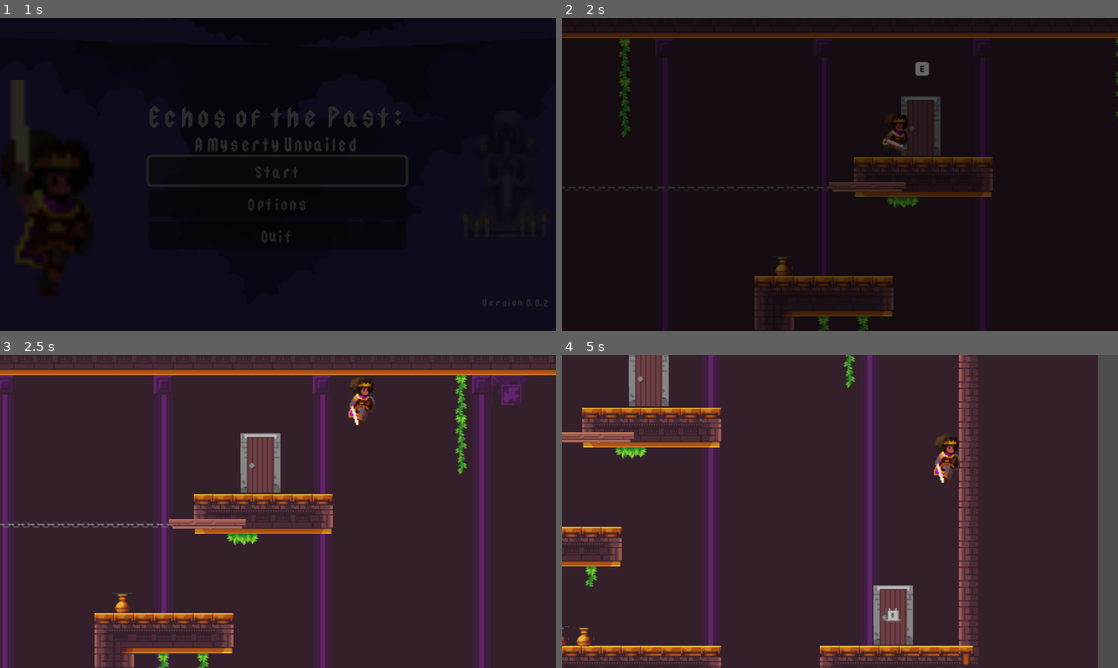
Above: before the commit, frames 1-4 (two rows, left to right).
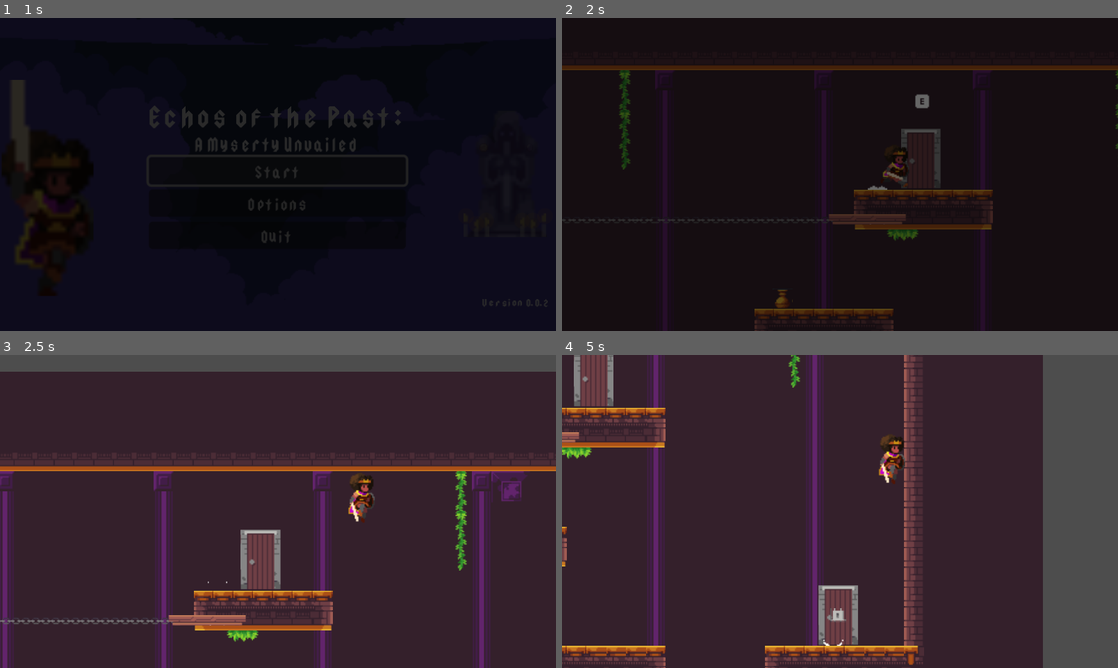
Above: after the commit, the same moments.

Repository: cncarey/MVMMay24
Game: Godot game, scene res://Menus/MainMenu.tscn
The game is run twice, just before and just after one commit, with the same random seed, the same clock (stepped at 60 frames per second) and the same inputs. The engine's default icon, where the game draws it, is replaced by a stand-in: a white triangle on a blue panel in a dark square.
Inputs (mouse positions are in pixels of both pictures, inside the frame that each line leads up to):
- Up to frame 1 (1 s): click "Start" at 0.5 s
- Up to frame 2 (2 s): tap B (Cancel) at 1.25 s; move the mouse to (962, 158) at 1.27 s; hold D (Right) from 1.28 s (still down); tap E (Interact) at 1.35 s; tap Up (Jump) at 1.52, 1.55, 1.82 s
- Up to frame 3 (2.5 s): keep holding D (Right); move the mouse to (166, 527) at 2.02 s; tap Up (Jump) at 2.1, 2.27 s; tap E (Interact) at 2.3 s
- Up to frame 4 (5 s): tap Up (Jump) at 2.57, 3.05, 3.77, 4.07, 4.52, 4.55, 4.82 s; move the mouse to (895, 442) at 2.77 s; release D (Right) at 2.78 s; hold A (Left) 2.78-3.53 s; hold Space (Accept) 2.78-3.53 s; move the mouse to (812, 574) at 3.52 s; hold D (Right) from 3.53 s (still down); tap E (Interact) at 3.6, 4.35 s; move the mouse to (1006, 558) at 4.27 s

Frame 1 is identical in both runs. In frame 2, 8.7% of the frame differs, in the area x 0-100%, y 4-100%; in frame 3, 22%; in frame 4, 30%, in the area x 0-97%, y 0-100%.

Commit message:
#27 added clue 1
#27 added clue 1

Diff:
--- /dev/null
+++ b/AncientRuins/AncientRuin.gd
@@ -0,0 +1,31 @@
+class_name AncientRuin
+extends CanvasLayer
+
+
+const textboxLocation = Vector2(224, 250)
+@export var speachSound : AudioStream
+var isPlaying = false
+
+# Called when the node enters the scene tree for the first time.
+func _ready():
+	DialougeManager.finishedDisplaying.connect(textFininshed)
+	pass #
+
+func textFininshed():
+	isPlaying = false
+
+func onClose():
+	#TODO emit the close if we need to
+	DialougeManager.resetTB()
+	DialougeManager.finishedDisplaying.disconnect(textFininshed)
+	queue_free()
+
+func addClue(clue, label: Label):
+	if clue != null && clue.has("display"):
+		label.text = clue["display"]
+
+	if clue != null && clue.has("id"):
+		if !Global.foundClues.has(clue["id"]):
+			Global.foundClues[clue["id"]] = clue
+	# id, display text, part of speach
+	pass
--- a/AncientRuins/AncientRuin.tscn
+++ b/AncientRuins/AncientRuin.tscn
@@ -1,8 +1,10 @@
-[gd_scene load_steps=2 format=3 uid="uid://cqk6x0xrtwgm2"]
+[gd_scene load_steps=3 format=3 uid="uid://cqk6x0xrtwgm2"]
 
 [ext_resource type="Texture2D" uid="uid://dn75uv8gri3sp" path="res://Assets/panel-border.png" id="1_lpck2"]
+[ext_resource type="Script" path="res://AncientRuins/AncientRuin.gd" id="1_lwabf"]
 
 [node name="AncientRuin" type="CanvasLayer"]
+script = ExtResource("1_lwabf")
 
 [node name="ColorRect" type="ColorRect" parent="."]
 anchors_preset = 15
@@ -16,11 +18,11 @@
 offset_right = 447.0
 offset_bottom = 247.0
 texture = ExtResource("1_lpck2")
-region_rect = Rect2(-1.1847, -0.592999, 97.1847, 96.593)
-patch_margin_left = 21
-patch_margin_top = 20
-patch_margin_right = 20
-patch_margin_bottom = 20
+region_rect = Rect2(-1, -1, 97.5, 96.5)
+patch_margin_left = 22
+patch_margin_top = 22
+patch_margin_right = 22
+patch_margin_bottom = 22
 
 [node name="MarginContainer" type="MarginContainer" parent="NinePatchRect"]
 layout_mode = 1
@@ -43,9 +45,11 @@
 [node name="CloseButton" type="Button" parent="NinePatchRect/MarginContainer"]
 layout_mode = 2
 size_flags_horizontal = 8
-size_flags_vertical = 8
+size_flags_vertical = 0
 text = "Close"
 
 [node name="AnimationPlayer" type="AnimationPlayer" parent="."]
 
 [node name="Sprites" type="Node2D" parent="."]
+
+[connection signal="pressed" from="NinePatchRect/MarginContainer/CloseButton" to="." method="onClose"]
--- a/AncientRuins/ancient_ruin_1.gd
+++ b/AncientRuins/ancient_ruin_1.gd
@@ -1,25 +1,13 @@
-extends CanvasLayer
-@onready var kingdom_waters = %KingdomWaters
+extends AncientRuin
+
+@onready var kingdom_1 = %Kingdom1
 @onready var kingdom_2 = %Kingdom2
 @onready var over_fishing = %OverFishing
-@onready var label_4 = %Label4
-
-const textboxLocation = Vector2(224, 250)
-@export var speachSound : AudioStream
-var isPlaying = false
+@onready var river = %River
 
 # Called when the node enters the scene tree for the first time.
 func _ready():
-	DialougeManager.finishedDisplaying.connect(textFininshed)
-	pass # Replace with function body.
-
-func textFininshed():
-	isPlaying = false
-
-func onClose():
-	#TODO emit the close if we need to
-	DialougeManager.finishedDisplaying.disconnect(textFininshed)
-	queue_free()
+	super._ready()
 
 func _on_boat_2():
 	if isPlaying: return
@@ -29,7 +17,7 @@
 		DialougeManager.startDialogue(textboxLocation,
 		["Those are ___ fishing boats. Why are they in our waters?"], speachSound)
 
-	#TODO add clue to the list
+		addClue({"id": "R1_kingdom2", "display" : "Kingdom 2 Name", "part_of_speach": "pro-noun"}, kingdom_2)
 	pass # Replace with function body.
 
 
@@ -40,7 +28,7 @@
 		isPlaying = true
 		DialougeManager.startDialogue(textboxLocation,
 		["Those are our fishing boats."], speachSound)
-
+		addClue({"id": "R1_kingdom1", "display" : "Kingdom 1 Name", "part_of_speach": "pro-noun"}, kingdom_1)
 	pass
 
 func _on_empty_nets():
@@ -49,8 +37,8 @@
 	else:
 		isPlaying = true
 		DialougeManager.startDialogue(textboxLocation,
-		["Our nets look really empty."], speachSound)
-
+		["Our nets look really empty in our own river."], speachSound)
+		addClue({"id": "R1_river", "display" : "River", "part_of_speach": "noun"}, river)
 	pass
 
 func _on_full_nets():
@@ -59,6 +47,6 @@
 	else:
 		isPlaying = true
 		DialougeManager.startDialogue(textboxLocation,
-		["Those are our fishing boats."], speachSound)
-
+		["They have way more then their share of fish."], speachSound)
+		addClue({"id": "R1_overfishing", "display" : "Overfishing", "part_of_speach": "verb"}, over_fishing)
 	pass
--- a/Objects/ancient_ruin_1.tscn
+++ b/AncientRuins/ancient_ruin_1.tscn
@@ -1,8 +1,8 @@
 [gd_scene load_steps=13 format=3 uid="uid://d0t8ckn08e6r1"]
 
 [ext_resource type="PackedScene" uid="uid://cqk6x0xrtwgm2" path="res://AncientRuins/AncientRuin.tscn" id="1_7owxj"]
-[ext_resource type="LabelSettings" uid="uid://lyux8pgux32t" path="res://Fonts/title_label_settings.tres" id="2_gfkv1"]
 [ext_resource type="Script" path="res://AncientRuins/ancient_ruin_1.gd" id="2_q2pf4"]
+[ext_resource type="LabelSettings" uid="uid://tv4fg4khvsqf" path="res://Fonts/subtitle_label_settings.tres" id="3_jjunq"]
 [ext_resource type="Texture2D" uid="uid://dv5y0ryrnwjsx" path="res://Assets/MVMSmallIcons/png/018-boat.png" id="3_oh4ka"]
 [ext_resource type="Texture2D" uid="uid://cfskpmrxxesdf" path="res://Assets/MVMSmallIcons/png/017-circle.png" id="4_fms6e"]
 [ext_resource type="Texture2D" uid="uid://upc2o3dhvhr8" path="res://Assets/MVMSmallIcons/png/020-is-approximately-equal-to.png" id="5_6o83w"]
@@ -27,32 +27,32 @@
 [node name="ColorRect" parent="." index="0"]
 visible = false
 
-[node name="KingdomWaters" type="Label" parent="NinePatchRect/MarginContainer/HBoxContainer" index="0"]
+[node name="Kingdom1" type="Label" parent="NinePatchRect/MarginContainer/HBoxContainer" index="0"]
 unique_name_in_owner = true
 layout_mode = 2
 text = "?"
-label_settings = ExtResource("2_gfkv1")
+label_settings = ExtResource("3_jjunq")
 
 [node name="Kingdom2" type="Label" parent="NinePatchRect/MarginContainer/HBoxContainer" index="1"]
 unique_name_in_owner = true
 layout_mode = 2
 text = "?"
-label_settings = ExtResource("2_gfkv1")
+label_settings = ExtResource("3_jjunq")
 
 [node name="OverFishing" type="Label" parent="NinePatchRect/MarginContainer/HBoxContainer" index="2"]
 unique_name_in_owner = true
 layout_mode = 2
 text = "?"
-label_settings = ExtResource("2_gfkv1")
+label_settings = ExtResource("3_jjunq")
 
-[node name="Label4" type="Label" parent="NinePatchRect/MarginContainer/HBoxContainer" index="3"]
+[node name="River" type="Label" parent="NinePatchRect/MarginContainer/HBoxContainer" index="3"]
 unique_name_in_owner = true
 layout_mode = 2
 text = "?"
-label_settings = ExtResource("2_gfkv1")
+label_settings = ExtResource("3_jjunq")
 
 [node name="boat2" type="Sprite2D" parent="Sprites" index="0"]
-position = Vector2(257.278, 75)
+position = Vector2(284.278, 75)
 scale = Vector2(0.605027, 0.605027)
 texture = ExtResource("3_oh4ka")
 flip_h = true
@@ -64,7 +64,7 @@
 shape = SubResource("RectangleShape2D_oi8fh")
 
 [node name="boat" type="Sprite2D" parent="Sprites" index="1"]
-position = Vector2(145, 75)
+position = Vector2(172, 75)
 scale = Vector2(0.605027, 0.605027)
 texture = ExtResource("3_oh4ka")
 
@@ -75,17 +75,17 @@
 shape = SubResource("RectangleShape2D_1jv0e")
 
 [node name="017-circle" type="Sprite2D" parent="Sprites" index="2"]
-position = Vector2(123.458, 33)
+position = Vector2(150.458, 33)
 scale = Vector2(0.195312, 0.195312)
 texture = ExtResource("4_fms6e")
 
 [node name="020-is-approximately-equal-to" type="Sprite2D" parent="Sprites" index="3"]
-position = Vector2(275, 33)
+position = Vector2(302, 33)
 scale = Vector2(0.195, 0.195)
 texture = ExtResource("5_6o83w")
 
 [node name="022-overfishing" type="Sprite2D" parent="Sprites" index="4"]
-position = Vector2(338, 128)
+position = Vector2(365, 128)
 texture = ExtResource("6_xs040")
 
 [node name="Area2D" type="Area2D" parent="Sprites/022-overfishing" index="0"]
@@ -95,7 +95,7 @@
 shape = SubResource("RectangleShape2D_qpv70")
 
 [node name="023-fishing-net" type="Sprite2D" parent="Sprites" index="5"]
-position = Vector2(60, 129)
+position = Vector2(87, 129)
 texture = ExtResource("7_ks7rd")
 
 [node name="Area2D" type="Area2D" parent="Sprites/023-fishing-net" index="0"]
@@ -104,7 +104,6 @@
 position = Vector2(-1.5, -1)
 shape = SubResource("RectangleShape2D_h2adl")
 
-[connection signal="pressed" from="NinePatchRect/MarginContainer/CloseButton" to="." method="onClose"]
 [connection signal="mouse_entered" from="Sprites/boat2/boat2Area" to="." method="_on_boat_2"]
 [connection signal="mouse_entered" from="Sprites/boat/boatArea" to="." method="_on_boat"]
 [connection signal="mouse_entered" from="Sprites/022-overfishing/Area2D" to="." method="_on_full_nets"]
--- /dev/null
+++ b/AncientRuins/ancient_ruin_2.gd
@@ -0,0 +1,6 @@
+extends AncientRuin
+
+func _ready():
+	super._ready()
+
+#TODO add in clues
--- /dev/null
+++ b/AncientRuins/ancient_ruin_2.tscn
@@ -0,0 +1,7 @@
+[gd_scene load_steps=3 format=3 uid="uid://ma20q54ys5hq"]
+
+[ext_resource type="PackedScene" uid="uid://cqk6x0xrtwgm2" path="res://AncientRuins/AncientRuin.tscn" id="1_8ldwe"]
+[ext_resource type="Script" path="res://AncientRuins/ancient_ruin_2.gd" id="2_mtwcm"]
+
+[node name="AncientRuin" instance=ExtResource("1_8ldwe")]
+script = ExtResource("2_mtwcm")
--- /dev/null
+++ b/Characters/Camera2D.gd
@@ -0,0 +1,28 @@
+extends Camera2D
+
+
+#@export var randStrength: float = 30.0
+@export var shakeFade : float = 5.0
+
+var rng = RandomNumberGenerator.new()
+var shakeStrength: float = 0.0
+
+func _ready():
+	Global.camera = self
+
+func _process(delta):
+	if shakeStrength > 0:
+		shakeStrength = lerpf(shakeStrength, 0 , shakeFade * delta)
+
+		offset = getRandOffset()
+	pass
+
+func getRandOffset():
+	return Vector2(rng.randf_range(-shakeStrength, shakeStrength), rng.randf_range(-shakeStrength, shakeStrength))
+
+
+func shake(time : float, amount : float):
+	shakeStrength = amount * Global.shakeSettings
+	shakeFade = time
+
+	pass
--- a/Characters/MainCharacter.gd
+++ b/Characters/MainCharacter.gd
@@ -17,6 +17,7 @@
 var justWallJumped: bool = false
 var usedDoubleJump: bool = false
 var airJump: bool = false
+var isGrounded: bool = true
 var gravity = ProjectSettings.get_setting("physics/2d/default_gravity")
 
 @onready var startPosition = global_position
@@ -25,10 +26,13 @@
 @onready var sprite = $Sprite2D
 
 @export var tilemap :TileMap
+@onready var dust = preload("res://Characters/dust.tscn")
+@onready var dust_marker = $DustMarker
+
 
 func _ready():
-	resetBoundaries()
-
+	#resetBoundaries()
+	pass
 
 func resetBoundaries():
 	var mapRect = tilemap.get_used_rect()
@@ -55,6 +59,8 @@
 		playerStates.Attack:
 			attackState(delta)
 
+	isGrounded = is_on_floor()
+
 func moveState(delta):
 	handleJump()
 
@@ -67,9 +73,14 @@
 	var wasOnFloor = is_on_floor()
 	move_and_slide()
 	var justLeftLedge = wasOnFloor && !is_on_floor() and velocity.y >= 0
+	var justLanded = !wasOnFloor && is_on_floor()
 
 	if justLeftLedge:
 		coyoteJumpTimer.start()
+	elif justLanded:
+		var _d = dust.instantiate()
+		_d.global_position = dust_marker.global_position
+		get_parent().add_child(_d)
 
 	justWallJumped = false
 
@@ -131,11 +142,6 @@
 			velocity.y = JUMP_VELOCITY
 
 	elif !is_on_floor():
-		#if Input.is_action_just_pressed("Jump") && velocity.y < (JUMP_VELOCITY/2):
-			#velocity.y = JUMP_VELOCITY/2
-			#print('can jump')
-			#print(airJump)
-
 		#double jump
 		if Global.openedChests.has("DoubleJump"):
 			if Input.is_action_just_pressed("Jump") && airJump && !justWallJumped:
--- a/Characters/MainCharacter.tscn
+++ b/Characters/MainCharacter.tscn
@@ -1,9 +1,10 @@
-[gd_scene load_steps=22 format=3 uid="uid://by52cb0uia3yf"]
+[gd_scene load_steps=24 format=3 uid="uid://by52cb0uia3yf"]
 
 [ext_resource type="Texture2D" uid="uid://bh8r6lijixolq" path="res://Assets/Character_Sprite_Sheet.png" id="1_q384h"]
 [ext_resource type="Script" path="res://Characters/MainCharacter.gd" id="1_vig4w"]
 [ext_resource type="Script" path="res://Components/hitbox_component.gd" id="3_biael"]
 [ext_resource type="Script" path="res://Components/hurtbox_component.gd" id="3_s2kgx"]
+[ext_resource type="Script" path="res://Characters/Camera2D.gd" id="3_sh6eo"]
 [ext_resource type="AudioStream" uid="uid://c73jj7s5k0qs5" path="res://Assets/sounds/Swipe.wav" id="4_hnkur"]
 [ext_resource type="Script" path="res://Components/variable_pitch_audio_stream_player.gd" id="5_t3buh"]
 
@@ -70,6 +71,18 @@
 "transitions": PackedFloat32Array(1),
 "update": 0,
 "values": [Vector2(16, -4.5)]
+}
+tracks/5/type = "value"
+tracks/5/imported = false
+tracks/5/enabled = true
+tracks/5/path = NodePath("DustMarker:position")
+tracks/5/interp = 1
+tracks/5/loop_wrap = true
+tracks/5/keys = {
+"times": PackedFloat32Array(0),
+"transitions": PackedFloat32Array(1),
+"update": 0,
+"values": [Vector2(-0.712669, 10.0625)]
 }
 
 [sub_resource type="Animation" id="Animation_r308x"]
@@ -272,6 +285,18 @@
 "update": 1,
 "values": [true]
 }
+tracks/3/type = "value"
+tracks/3/imported = false
+tracks/3/enabled = true
+tracks/3/path = NodePath("Sprite2D:flip_h")
+tracks/3/interp = 1
+tracks/3/loop_wrap = true
+tracks/3/keys = {
+"times": PackedFloat32Array(0),
+"transitions": PackedFloat32Array(1),
+"update": 1,
+"values": [true]
+}
 
 [sub_resource type="Animation" id="Animation_hvkko"]
 resource_name = "idle_left"
@@ -427,6 +452,18 @@
 "update": 1,
 "values": [true]
 }
+tracks/4/type = "value"
+tracks/4/imported = false
+tracks/4/enabled = true
+tracks/4/path = NodePath("DustMarker:position")
+tracks/4/interp = 1
+tracks/4/loop_wrap = true
+tracks/4/keys = {
+"times": PackedFloat32Array(1),
+"transitions": PackedFloat32Array(1),
+"update": 0,
+"values": [Vector2(0, 2)]
+}
 
 [sub_resource type="Animation" id="Animation_0vorm"]
 resource_name = "jump_right"
@@ -477,6 +514,18 @@
 "transitions": PackedFloat32Array(1),
 "update": 1,
 "values": [true]
+}
+tracks/4/type = "value"
+tracks/4/imported = false
+tracks/4/enabled = true
+tracks/4/path = NodePath("DustMarker:position")
+tracks/4/interp = 1
+tracks/4/loop_wrap = true
+tracks/4/keys = {
+"times": PackedFloat32Array(1),
+"transitions": PackedFloat32Array(1),
+"update": 0,
+"values": [Vector2(0, 2)]
 }
 
 [sub_resource type="Animation" id="Animation_5s7mq"]
@@ -622,6 +671,59 @@
 "transitions": PackedFloat32Array(1),
 "update": 1,
 "values": [true]
+}
+
+[sub_resource type="Animation" id="Animation_b4vv5"]
+resource_name = "fall_left"
+length = 0.1
+loop_mode = 1
+tracks/0/type = "value"
+tracks/0/imported = false
+tracks/0/enabled = true
+tracks/0/path = NodePath("Sprite2D:frame")
+tracks/0/interp = 1
+tracks/0/loop_wrap = true
+tracks/0/keys = {
+"times": PackedFloat32Array(0),
+"transitions": PackedFloat32Array(1),
+"update": 1,
+"values": [22]
+}
+tracks/1/type = "value"
+tracks/1/imported = false
+tracks/1/enabled = true
+tracks/1/path = NodePath("Sprite2D:position")
+tracks/1/interp = 1
+tracks/1/loop_wrap = true
+tracks/1/keys = {
+"times": PackedFloat32Array(0),
+"transitions": PackedFloat32Array(1),
+"update": 0,
+"values": [Vector2(7, -5)]
+}
+tracks/2/type = "value"
+tracks/2/imported = false
+tracks/2/enabled = true
+tracks/2/path = NodePath("HitboxComponent/CollisionShape2D2:disabled")
+tracks/2/interp = 1
+tracks/2/loop_wrap = true
+tracks/2/keys = {
+"times": PackedFloat32Array(0),
+"transitions": PackedFloat32Array(1),
+"update": 1,
+"values": [true]
+}
+tracks/3/type = "value"
+tracks/3/imported = false
+tracks/3/enabled = true
+tracks/3/path = NodePath("Sprite2D:flip_h")
+tracks/3/interp = 1
+tracks/3/loop_wrap = true
+tracks/3/keys = {
+"times": PackedFloat32Array(0),
+"transitions": PackedFloat32Array(1),
+"update": 1,
+"values": [false]
 }
 
 [sub_resource type="AnimationLibrary" id="AnimationLibrary_n02o1"]
@@ -629,6 +731,7 @@
 "RESET": SubResource("Animation_re7hr"),
 "attack_left": SubResource("Animation_r308x"),
 "attack_right": SubResource("Animation_2bkb8"),
+"fall_left": SubResource("Animation_b4vv5"),
 "fall_right": SubResource("Animation_il2sc"),
 "idle_left": SubResource("Animation_hvkko"),
 "idle_right": SubResource("Animation_x107q"),
@@ -671,6 +774,7 @@
 [node name="Camera2D" type="Camera2D" parent="."]
 offset = Vector2(-32, 0)
 position_smoothing_enabled = true
+script = ExtResource("3_sh6eo")
 
 [node name="HitboxComponent" type="Area2D" parent="."]
 collision_layer = 0
@@ -692,3 +796,6 @@
 [node name="VariablePitchAudioStreamPlayer" type="AudioStreamPlayer" parent="."]
 stream = ExtResource("4_hnkur")
 script = ExtResource("5_t3buh")
+
+[node name="DustMarker" type="Marker2D" parent="."]
+position = Vector2(-0.712669, 10.0625)
--- /dev/null
+++ b/Characters/dust.gd
@@ -0,0 +1,16 @@
+extends AnimatedSprite2D
+
+
+# Called when the node enters the scene tree for the first time.
+func _ready():
+	pass # Replace with function body.
+
+
+# Called every frame. 'delta' is the elapsed time since the previous frame.
+func _process(delta):
+	pass
+
+
+func _on_animation_finished():
+	queue_free()
+	pass # Replace with function body.
--- /dev/null
+++ b/Characters/dust.tscn
@@ -0,0 +1,34 @@
+[gd_scene load_steps=7 format=3 uid="uid://cy5g1gs8uty3d"]
+
+[ext_resource type="Script" path="res://Characters/dust.gd" id="1_1bm2q"]
+[ext_resource type="Texture2D" uid="uid://c27y36tmt6o23" path="res://Assets/dust1.png" id="1_fk82l"]
+[ext_resource type="Texture2D" uid="uid://guhc7bbcyypk" path="res://Assets/dust2.png" id="2_0n5sx"]
+[ext_resource type="Texture2D" uid="uid://bl1gx6smi0epi" path="res://Assets/dust3.png" id="3_wfr5m"]
+[ext_resource type="Texture2D" uid="uid://bloutnu60ctei" path="res://Assets/dust4.png" id="4_colum"]
+
+[sub_resource type="SpriteFrames" id="SpriteFrames_ce5j7"]
+animations = [{
+"frames": [{
+"duration": 1.0,
+"texture": ExtResource("1_fk82l")
+}, {
+"duration": 1.0,
+"texture": ExtResource("2_0n5sx")
+}, {
+"duration": 1.0,
+"texture": ExtResource("3_wfr5m")
+}, {
+"duration": 1.0,
+"texture": ExtResource("4_colum")
+}],
+"loop": false,
+"name": &"default",
+"speed": 5.0
+}]
+
+[node name="Dust" type="AnimatedSprite2D"]
+sprite_frames = SubResource("SpriteFrames_ce5j7")
+autoplay = "default"
+script = ExtResource("1_1bm2q")
+
+[connection signal="animation_finished" from="." to="." method="_on_animation_finished"]
--- a/Global.gd
+++ b/Global.gd
@@ -1,4 +1,12 @@
 extends Node
+
+var camera : Camera2D
+
+@onready var shakeSettings : float = .3 :
+	set (value):
+		shakeSettings = value
+	get:
+		return shakeSettings
 
 
 var currentLocation : String = ""
--- a/Objects/Guardian.gd
+++ b/Objects/Guardian.gd
@@ -79,9 +79,11 @@
 			if  gemCount <= 0:
 				return ["I guess I have to find the other one."]
 			else:
+				Global.camera.shake(15.0, 5.0)
 				return [] #stay empty
 		0:
 			if  gemCount >= 2:
+				Global.camera.shake(15.0, 5.0)
 				return [] #stay empty
 			elif  gemCount >= 1:
 				return ["Here's where this goes.", "I guess I have to find the other one."]
--- /dev/null
+++ b/Scenes/tileMap.gdshader
@@ -0,0 +1,62 @@
+shader_type canvas_item;
+
+// helpful to visually debug the noise scrolling texture.
+uniform bool render_noise = false;
+// Change if you want to move the bottom vertex of each tile.
+uniform bool move_top = true;
+// how strong is the vertex going to be pulled.
+uniform vec2 distortion_force = vec2(10.0, 0.0);
+// how fast is the noise texture is going to scroll.
+uniform float time_scale :hint_range(0.0, 1.0, 0.01) = 0.1;
+// the distortion texture, can be hand made or generated with the Godot builtin
+// noise texture.
+uniform sampler2D noise_texture : repeat_enable;
+// the scale of the texture
+uniform float noise_scale :hint_range(0.0, 2.0, 0.0001)= 0.002;
+
+// you need to pass the world position from a script as seen
+// https://docs.godotengine.org/en/3.5/tutorials/shaders/shader_reference/canvas_item_shader.html#vertex-built-ins
+uniform mat4 global_transform;
+varying vec2 world_position;
+
+// the size of the tilemap tiles.
+const float tile_size = 8.0;
+
+vec2 get_uv(vec2 uv, float scale, float time) {
+	vec2 new_uv = uv;
+	new_uv *= scale;
+	new_uv += time;
+	return new_uv;
+}
+
+void vertex(){
+    world_position = (global_transform * vec4(VERTEX, 0.0, 1.0)).xy;
+	vec2 world_uv = get_uv(world_position, noise_scale, TIME * time_scale);
+	vec2 noise = texture(noise_texture, world_uv).rg;
+	noise *= 2.0;
+	noise -= 1.0;
+	noise *= distortion_force;
+
+	float a = fract(VERTEX.y / tile_size);
+
+	if (a == 0.0 && move_top) {
+		VERTEX.x += noise.x;
+		VERTEX.y += noise.y;
+	}
+	if (a > 0.0 && !move_top) {
+		VERTEX.x += noise.x;
+		VERTEX.y += noise.y;
+	}
+}
+
+void fragment() {
+	vec4 sample = texture(TEXTURE, UV);
+	COLOR = sample;
+
+	if (render_noise) {
+		vec3 color = sample.rgb;
+		vec2 world_uv = get_uv(world_position, noise_scale, TIME * time_scale);
+		color = texture(noise_texture, world_uv).rgb;
+		COLOR = vec4(color, 1.0);
+	}
+}
--- a/UI/textbox.tscn
+++ b/UI/textbox.tscn
@@ -14,6 +14,10 @@
 offset_right = 19.0
 offset_bottom = 25.0
 script = ExtResource("1_3b5hn")
+
+[node name="ColorRect" type="ColorRect" parent="."]
+layout_mode = 2
+color = Color(0.00392157, 0.00392157, 0.00392157, 1)
 
 [node name="NinePatchRect" type="NinePatchRect" parent="."]
 layout_mode = 2
Binary file added: Assets/dust1.png
Not shown, added: Assets/dust1.png.import
Binary file added: Assets/dust2.png
Not shown, added: Assets/dust2.png.import
Binary file added: Assets/dust3.png
Not shown, added: Assets/dust3.png.import
Binary file added: Assets/dust4.png
Not shown, added: Assets/dust4.png.import
Not shown, changed: Fonts/Middle.ttf.import
Not shown, changed: Fonts/kenney_mini_square.ttf.import
